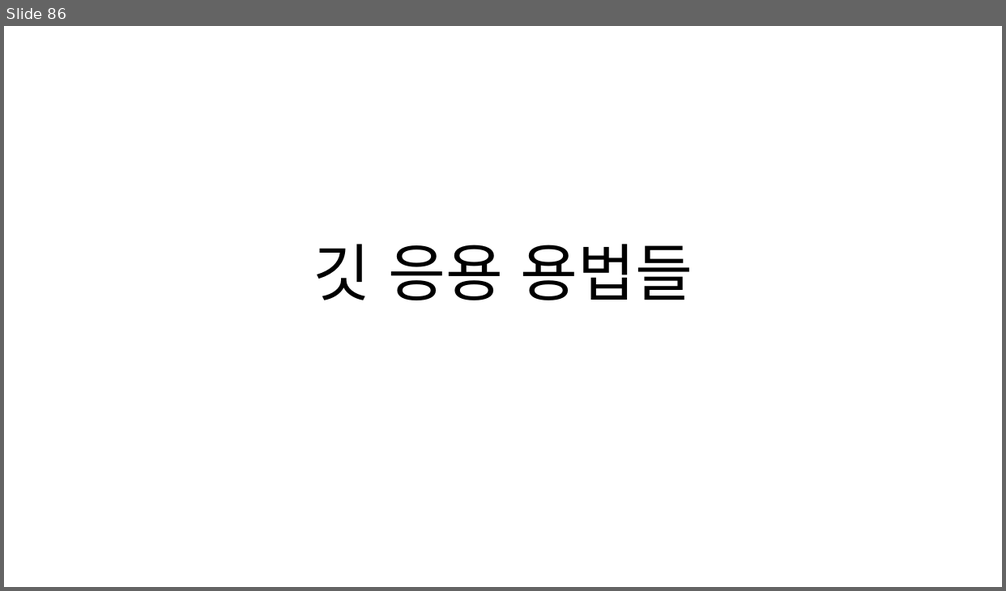
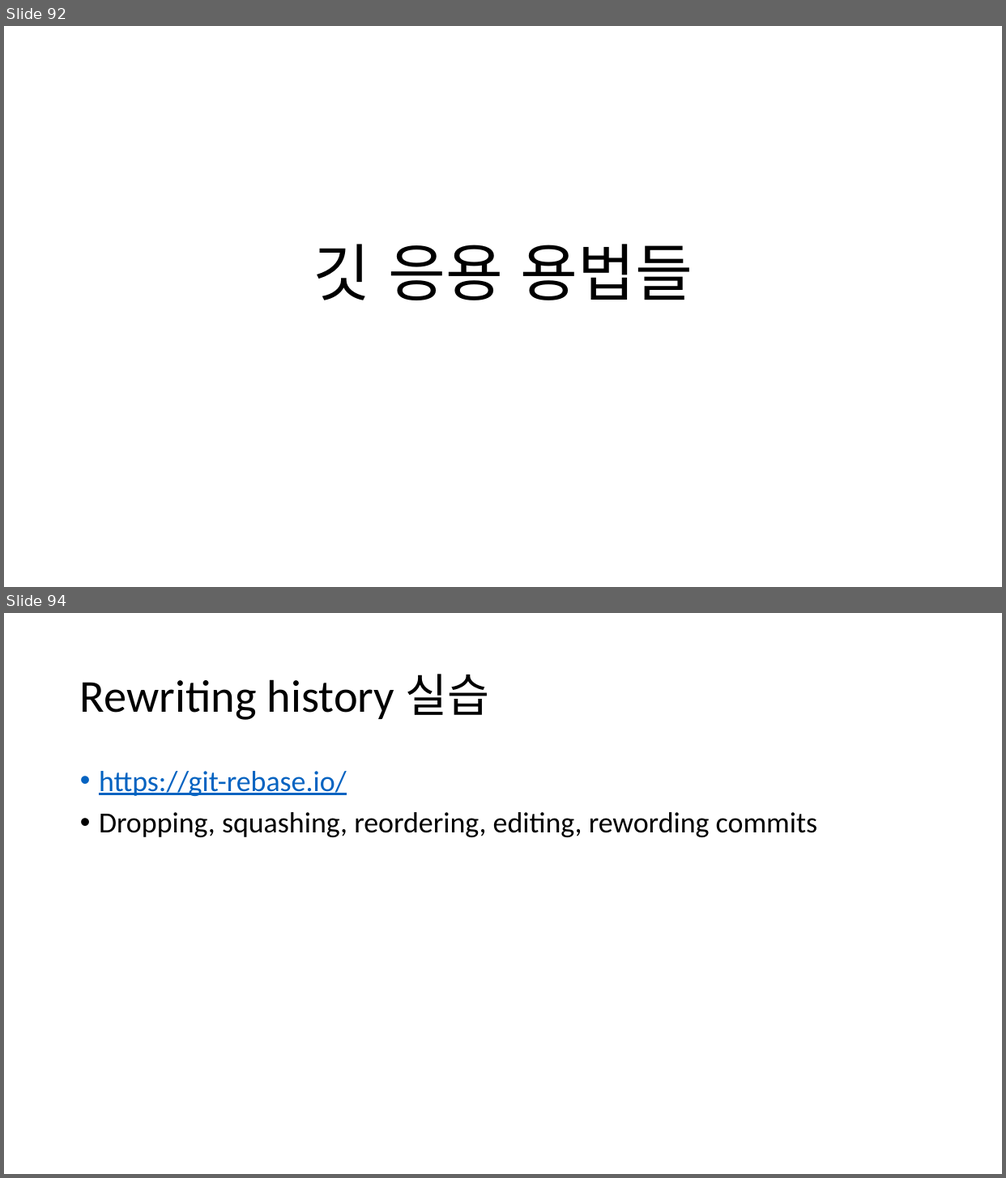
Before and after one commit to wontheone1/learning-git-ppt, a slide deck: learning_git.pptx. Shown one above the other, each under a label of ours: slide 86 before the commit, slides 92 and 94 after it; the slides between them are not shown. The pictures are 1006x591 and 1006x1178 pixels, drawn with LibreOffice and Linux fonts; fonts in the diff are those of the drawing. Boxes give left, top, right and bottom in pixels: in the first picture for what was removed or moved away, otherwise in the second. Text is boxed around its words. In the diff, an @@ line names an element or a change of style, - is before the commit and + after.

```diff
--- a/learning_git.pptx
+++ b/learning_git.pptx
@@ slide 94 added at <box>4,613,1002,1174</box>, background #FFFFFF @@
@@ title added at <box>80,674,490,720</box>, 44 pt, text #000000 @@
+Rewriting history 실습
@@ text added at <box>99,771,817,837</box>, 28 pt, text #000000 @@
+• https://git-rebase.io/
+• Dropping, squashing, reordering, editing, rewording commits
@@ what was slide 86 is now slide 92 @@
```
Also in this commit, not shown: 4 slides changed, 12 other slides added, 12 slides removed.
